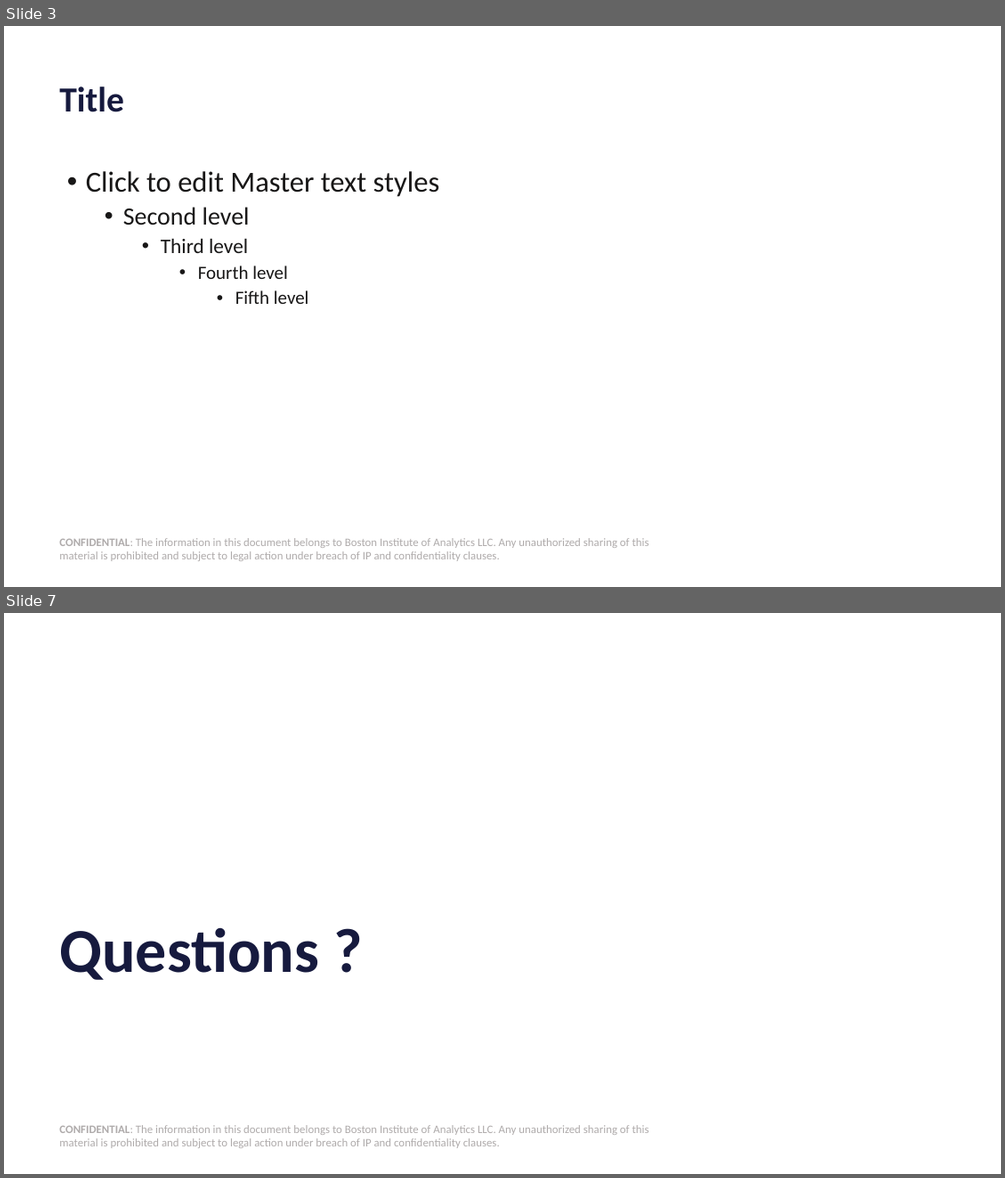
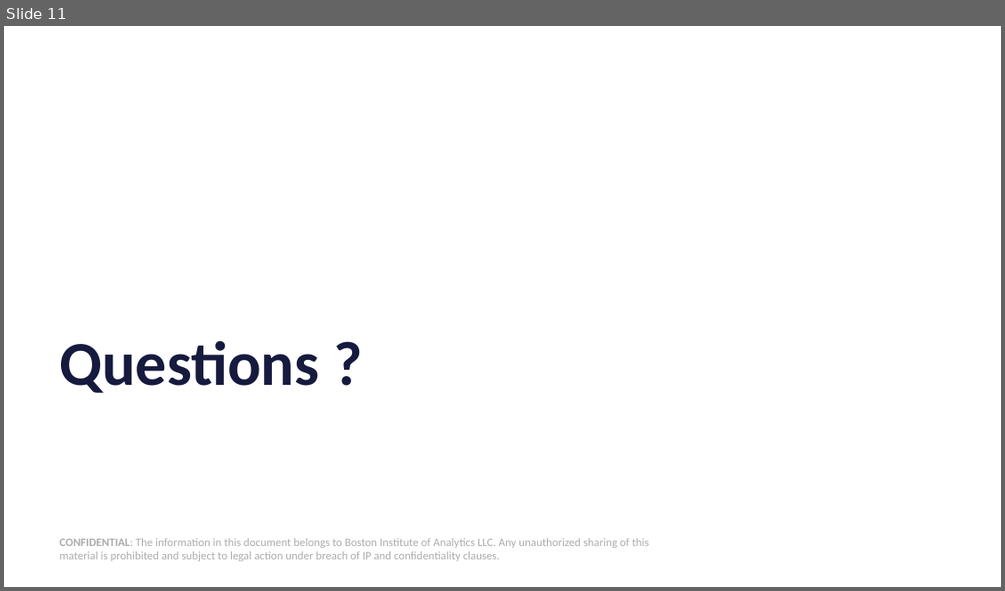
Before and after one commit to kumar44a/voxcart, a slide deck: Capstone PPT Template.pptx. Shown one above the other, each under a label of ours: slides 3 and 7 before the commit, slide 11 after it; the slides between them are not shown. The pictures are 1005x1178 and 1005x591 pixels, drawn with LibreOffice and Linux fonts; fonts in the diff are those of the drawing; background and template pictures are left out. Boxes give left, top, right and bottom in pixels: in the first picture for what was removed or moved away, otherwise in the second. Text is boxed around its words. In the diff, an @@ line names an element or a change of style, - is before the commit and + after.

```diff
--- a/Capstone PPT Template.pptx
+++ b/Capstone PPT Template.pptx
@@ slide 3 removed at <box>4,26,1001,587</box>, background #FFFFFF; not listed: 1 template element that a slide beside it also shows @@
@@ title removed at <box>59,87,124,112</box> @@
-Title
@@ text removed at <box>86,171,440,304</box> @@
-• Click to edit Master text styles
-  • Second level
-    • Third level
-      • Fourth level
-        • Fifth level
@@ what was slide 7 is now slide 11 @@
```
Also in this commit, not shown: 10 slides added, 5 other slides removed, 11 other files.
